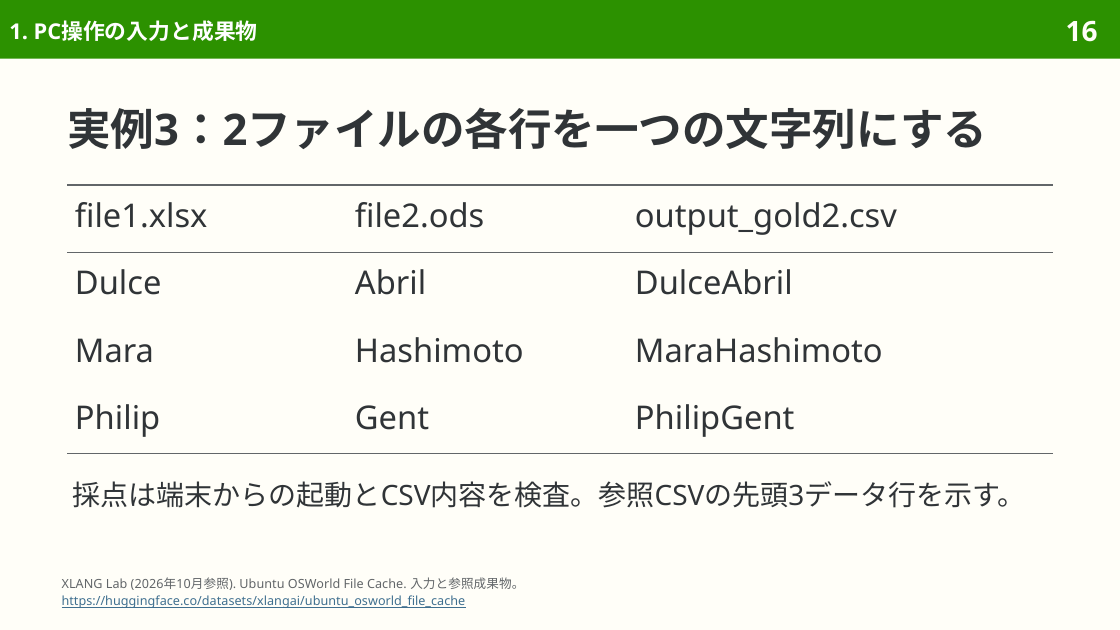
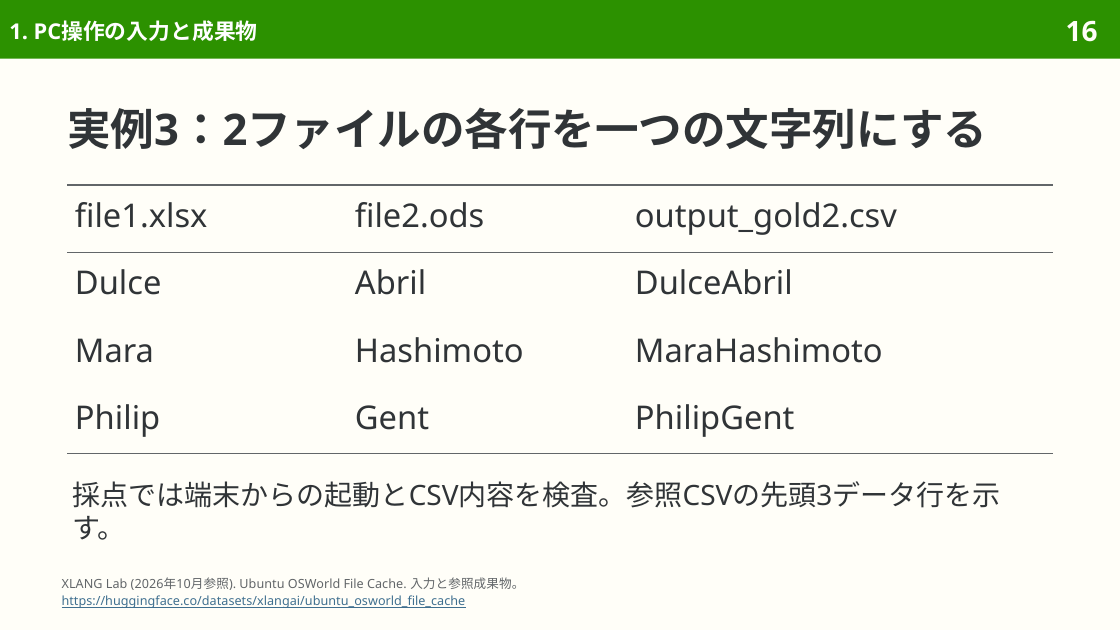
Before and after one commit to sasakiy84/datasets-in-10-minutes, a slide deck: slide 16 of slides/datasets-in-10-minutes-osworld-verified.pptx. Drawn at 1120x630 pixels with LibreOffice and Linux fonts; fonts in the diff are those of the drawing. Boxes give left, top, right and bottom in pixels: in the first picture for what was removed or moved away, otherwise in the second. Text is boxed around its words. In the diff, an @@ line names an element or a change of style, - is before the commit and + after.

```diff
--- a/slides/datasets-in-10-minutes-osworld-verified.pptx
+++ b/slides/datasets-in-10-minutes-osworld-verified.pptx
@@ text at bbox=[73, 481, 1001, 540]: text changed @@
-採点は端末からの起動とCSV内容を検査。参照CSVの先頭3データ行を示す。
+採点では端末からの起動とCSV内容を検査。参照CSVの先頭3データ行を示す。
```
Also in this commit, not shown: 9 other slides changed, 7 other files.
